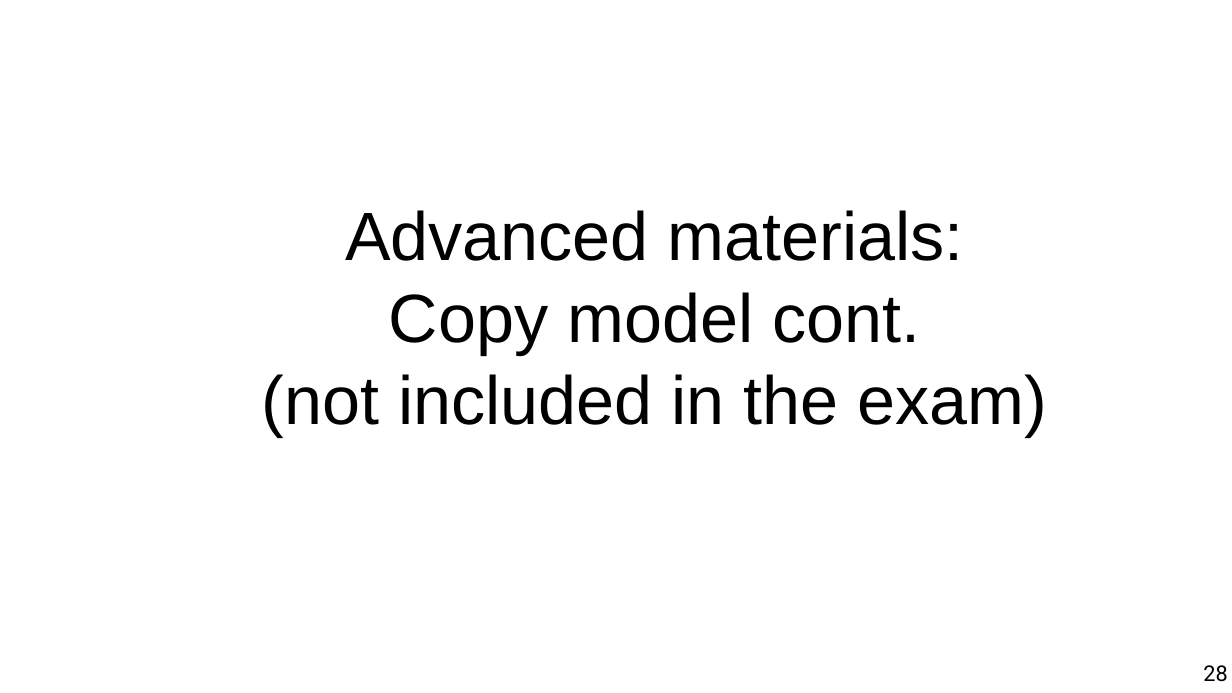
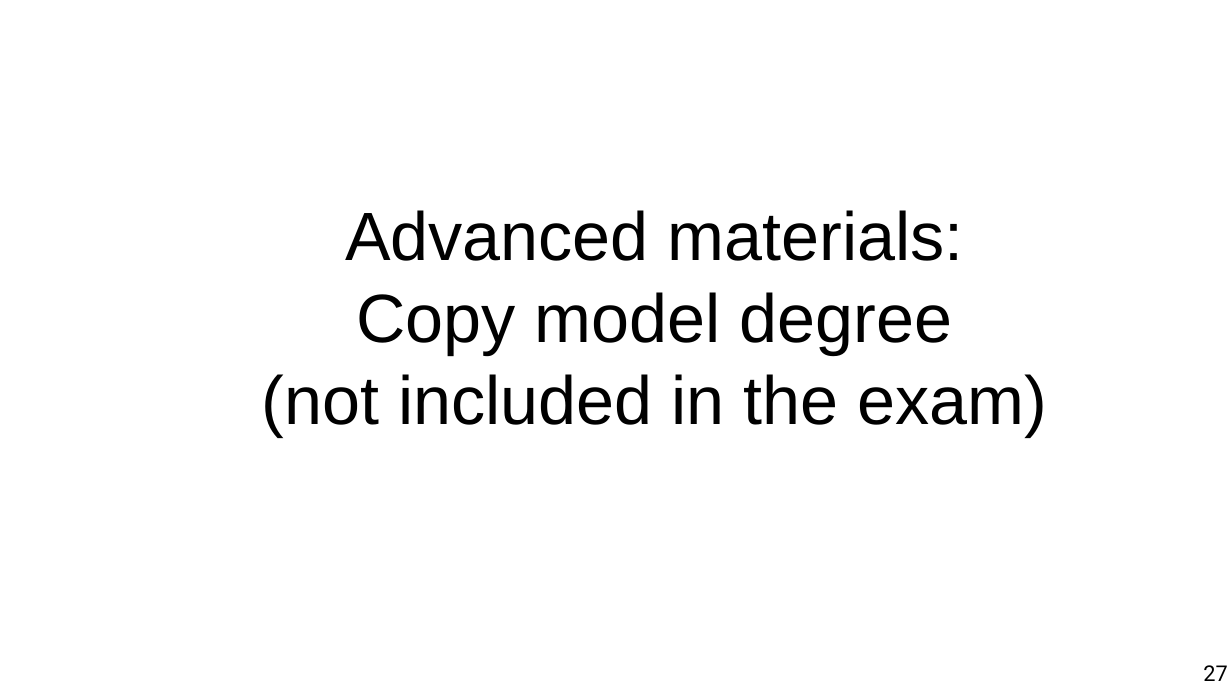
Before and after one commit to chatox/networks-science-course, a slide deck: slide 27 of theory/odp/tt12_degree_preferential_attachment.odp (slide 28 before the commit). Drawn at 1232x693 pixels with LibreOffice and Linux fonts; fonts in the diff are those of the drawing. Boxes give left, top, right and bottom in pixels: in the first picture for what was removed or moved away, otherwise in the second. Text is boxed around its words. In the diff, an @@ line names an element or a change of style, - is before the commit and + after.

Commit message:
copy model

```diff
--- a/theory/odp/tt12_degree_preferential_attachment.odp
+++ b/theory/odp/tt12_degree_preferential_attachment.odp
@@ title at box(262, 210, 1047, 436): text changed @@
-Advanced materials:
-Copy model cont.
-(not included in the exam)
+Advanced materials:
+Copy model degree
+(not included in the exam)
@@ page number at box(1203, 665, 1227, 681): text changed @@
-28
+27
```
Also in this commit, not shown: 14 other slides changed, 3 slides added, 2 slides removed, 1 other file.
